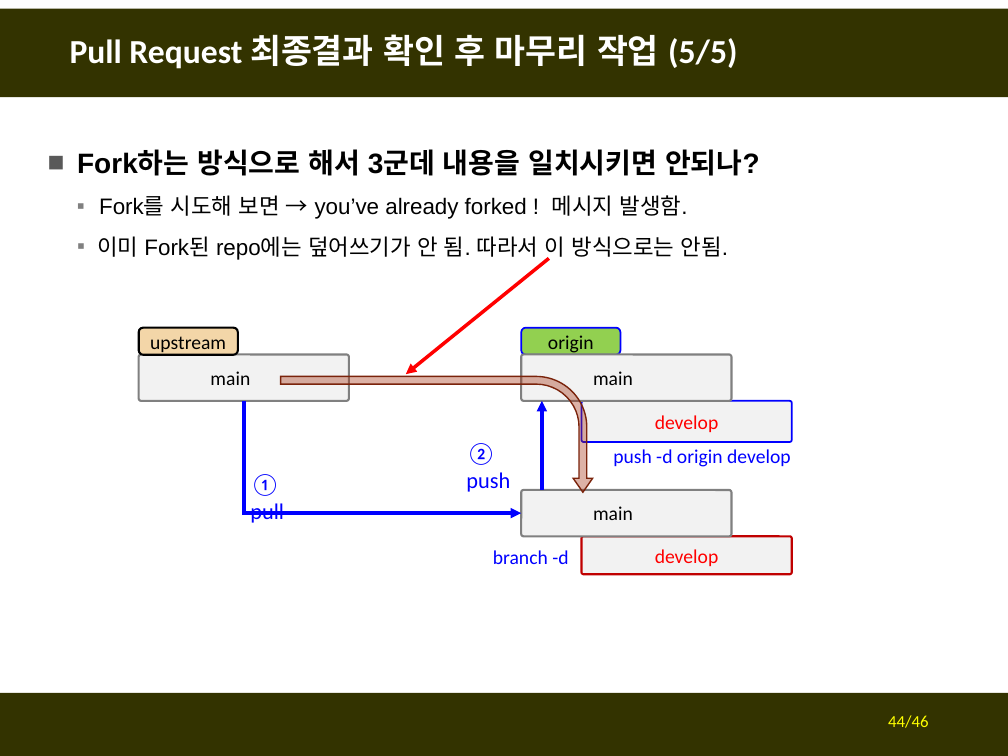
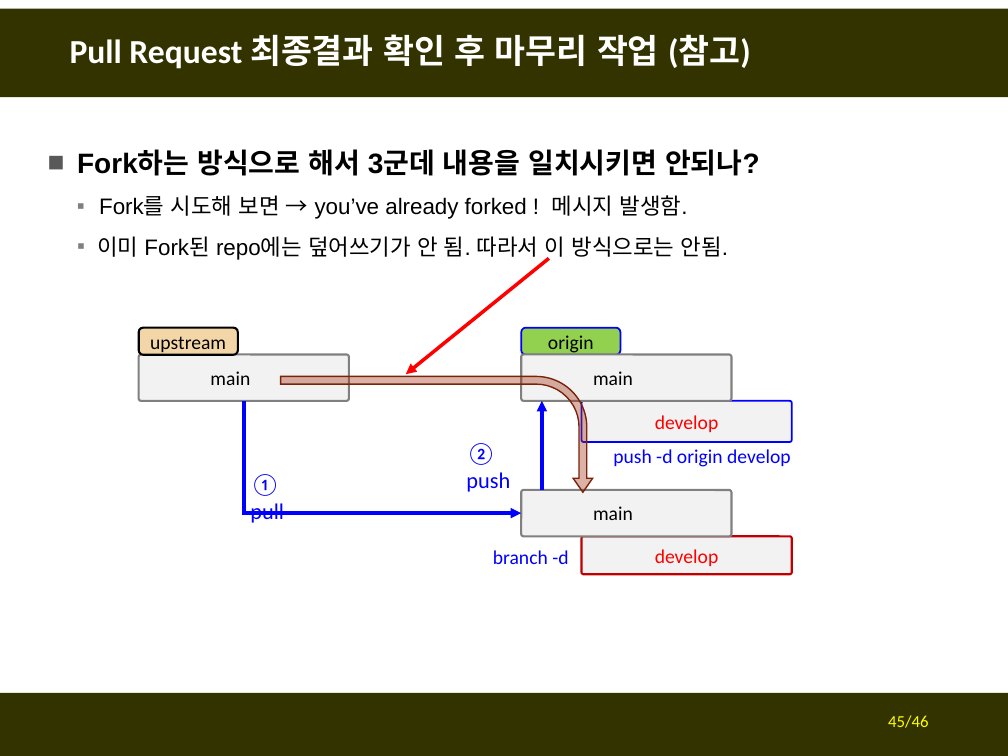
Before and after one commit to fasthill/github-lecture, a slide deck: slide 45 of git및github첫걸음3-forkclonePR.pptx (slide 44 before the commit). Drawn at 1008x756 pixels with LibreOffice and Linux fonts; fonts in the diff are those of the drawing. Boxes give left, top, right and bottom in pixels: in the first picture for what was removed or moved away, otherwise in the second. Text is boxed around its words. In the diff, an @@ line names an element or a change of style, - is before the commit and + after.

```diff
--- a/git및github첫걸음3-forkclonePR.pptx
+++ b/git및github첫걸음3-forkclonePR.pptx
@@ title at box(70, 34, 751, 69): text changed @@
-Pull Request 최종결과 확인 후 마무리 작업 (5/5)
+Pull Request 최종결과 확인 후 마무리 작업 (참고)
@@ page number at box(888, 715, 928, 728): text changed @@
-44/46
+45/46
```
Also in this commit, not shown: 5 other slides changed, 1 slide added.
